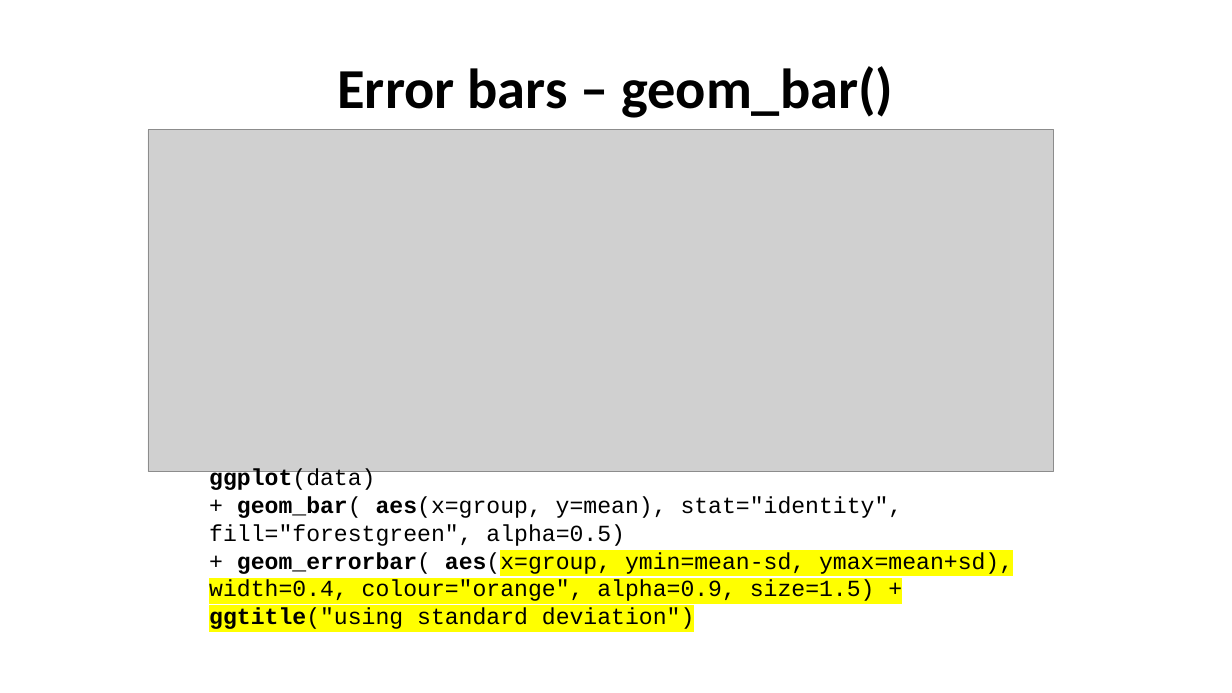
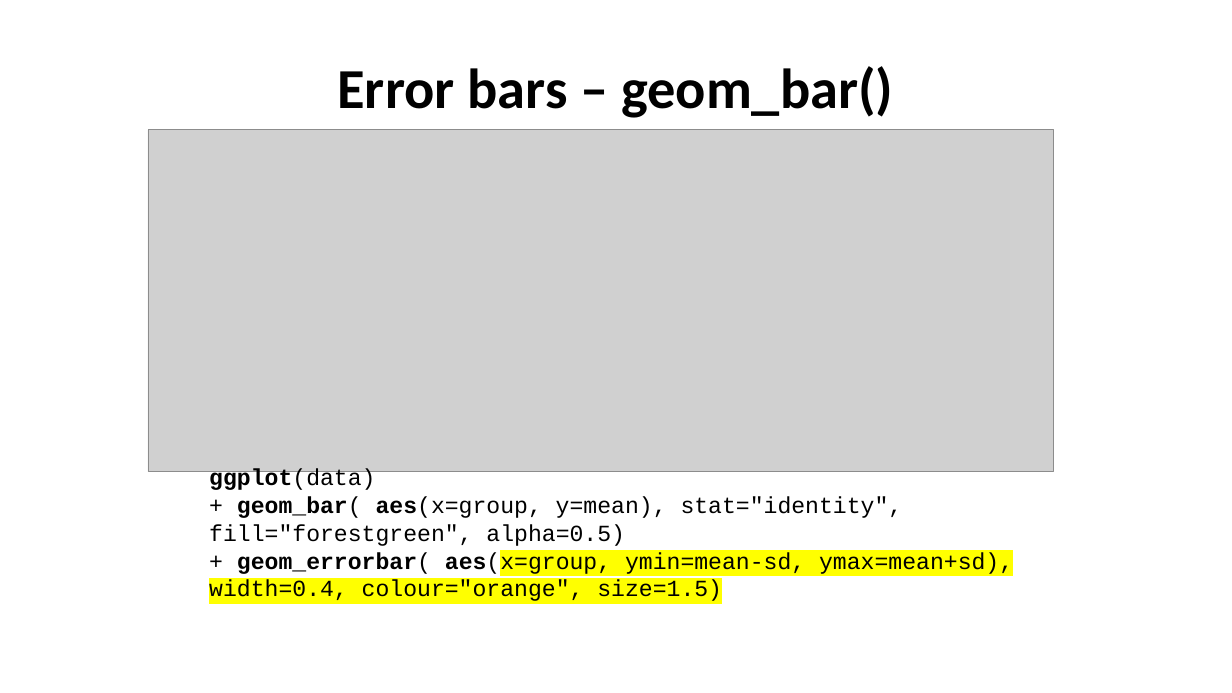
Before and after one commit to Chelysheva/data_vis_ggplot2_Dec2025, a slide deck: slide 15 of Data_vis_ggplot2.pptx. Drawn at 1232x693 pixels with LibreOffice and Linux fonts; fonts in the diff are those of the drawing; grey boxes stand for pictures. Boxes give left, top, right and bottom in pixels: in the first picture for what was removed or moved away, otherwise in the second. Text is boxed around its words. In the diff, an @@ line names an element or a change of style, - is before the commit and + after.

```diff
--- a/Data_vis_ggplot2.pptx
+++ b/Data_vis_ggplot2.pptx
@@ text at <box>209,552,1013,601</box>: text changed @@
-+ geom_errorbar( aes(x=group, ymin=mean-sd, ymax=mean+sd), width=0.4, colour="orange", alpha=0.9, size=1.5) + ggtitle("using standard deviation")
++ geom_errorbar( aes(x=group, ymin=mean-sd, ymax=mean+sd), width=0.4, colour="orange", size=1.5)
```
Also in this commit, not shown: 2 other slides changed.
